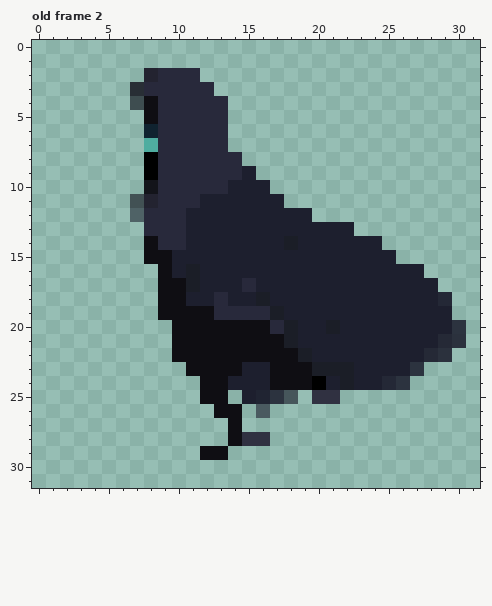
Two states of a pixel-art file, sprites/bajek_left.aseprite. The picture above is the old version.
32x32 pixels, 16 frames. Colours within 5 levels of each other are drawn and written as one. Shown: old frame 2. The commit also changed other frames, which this record leaves out.
After the commit:
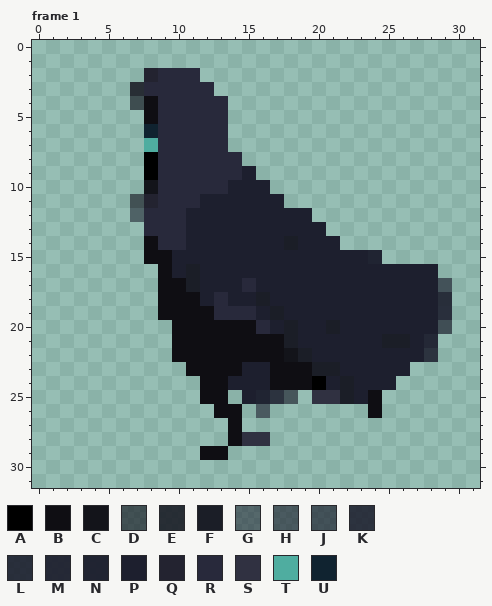
Palette (. is transparent): A #000000  B #0f0e13  C #13141a  D #1b1e27ae  E #1b1e27e5  F #1b1e27  G #1d1f2e8a  H #1d1f2ea0  J #1d1f2eae  K #1d1f2edf  L #1d1f2ee5  M #1d1f2eef  N #1d1f2ef7  P #1d1f2e  Q #232330  R #28293b  S #303141  T #4fada0  U #102330
A new or re-ordered frame is compared with the old frame closest to it.
From the commit log: finished left and right animation
Changes in this commit:
frames re-ordered
Changed rows in their new state; - is an unchanged pixel.
Frame 1 against old frame 2:
first column x 11:
13 ----------..--------
14 -----------...------
15 -------------N.-----
16 -----------------P--
17 ------------------J-
18 B-----------------L-
19 -----P------------L-
20 -----RP-----------J.
21 --------------FF-M..
22 -------C---------K.-
23 -----------P----.---
24 --------------P.----
25 -----------FPB------
26 -------------B------
Boxes around the changes in both pictures, in picture pixels (x1, y1, x2, y2):
changed: (256, 222, 466, 418)
changed: (186, 292, 200, 306)
